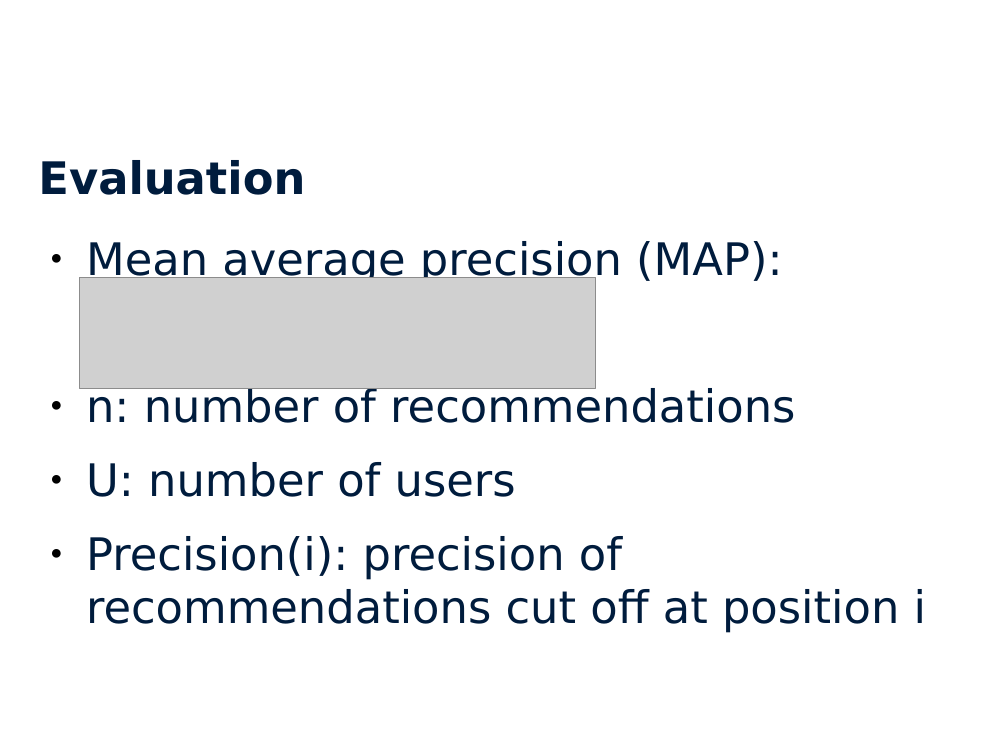
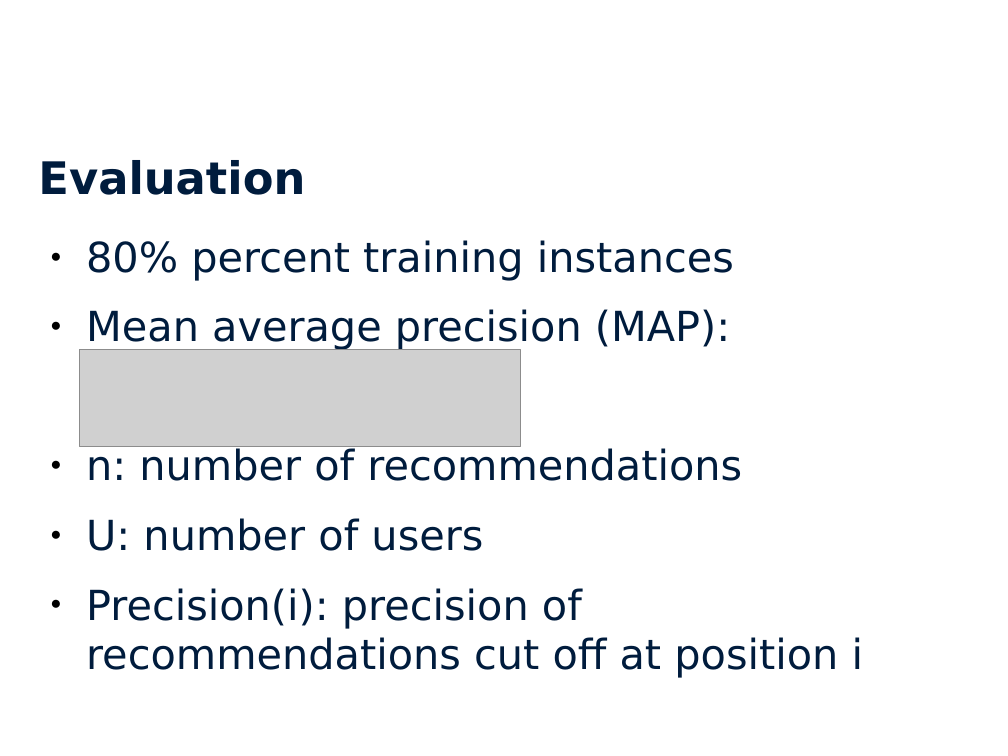
Before and after one commit to stedeck/MasterThesis, a slide deck: slide 27 of presentations/master.odp. Drawn at 1008x756 pixels with LibreOffice and Linux fonts; fonts in the diff are those of the drawing; grey boxes stand for pictures; background and template pictures are left out. Boxes give left, top, right and bottom in pixels: in the first picture for what was removed or moved away, otherwise in the second. Text is boxed around its words. In the diff, an @@ line names an element or a change of style, - is before the commit and + after.

```diff
--- a/presentations/master.odp
+++ b/presentations/master.odp
@@ text at <box>86,240,734,281</box>: paragraph added @@
+● 80% percent training instances
@@ text at <box>86,309,863,678</box>: size 32 to 29.6 pt in "Mean average precision (MAP):", "n: number of recommendations", "U: number of users", "Precision(i): precision of recommendations cut off at ..." @@
@@ picture: place and size @@
-picture at <box>80,278,596,389</box>
+picture at <box>80,349,520,447</box>
```
Also in this commit, not shown: 5 other slides changed.
